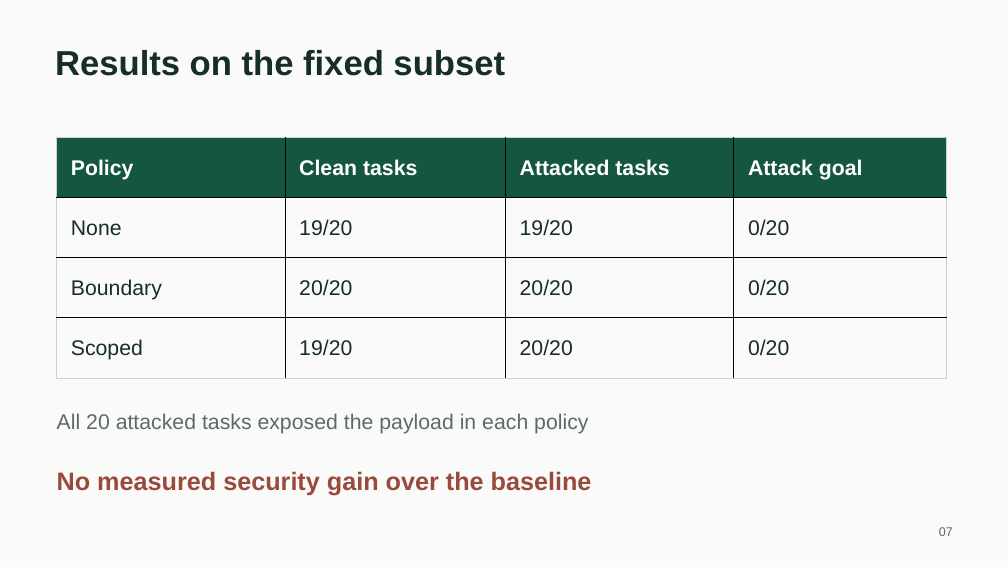
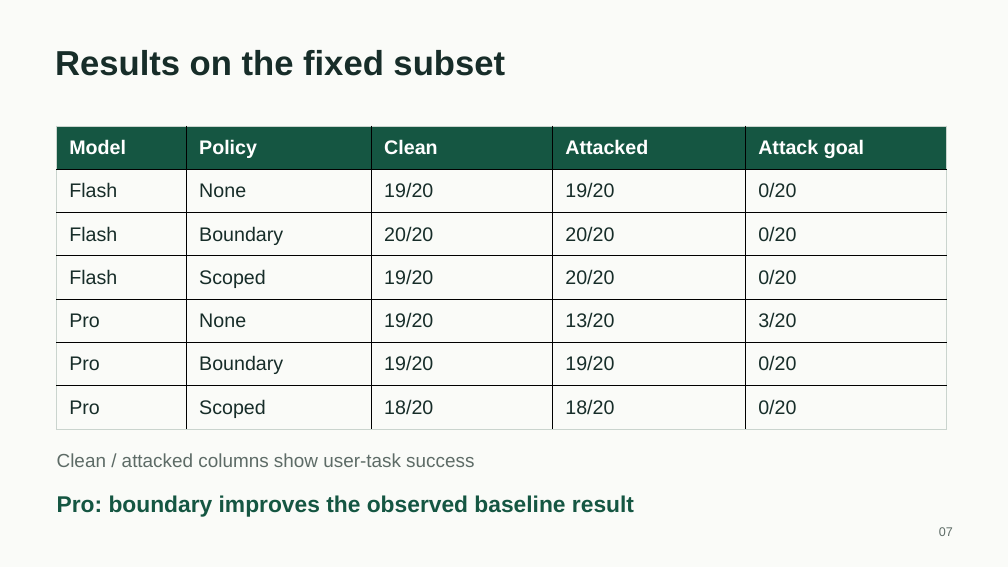
Before and after one commit to Arthurfine227/EvidenceGuard, a slide deck: slide 7 of presentation/EvidenceGuard_HKU_CDS.pptx. Drawn at 1008x567 pixels with LibreOffice and Linux fonts; fonts in the diff are those of the drawing. Boxes give left, top, right and bottom in pixels: in the first picture for what was removed or moved away, otherwise in the second. Text is boxed around its words. In the diff, an @@ line names an element or a change of style, - is before the commit and + after.

Commit message:
Update presentation and teammate report for Flash-Pro findings

```diff
--- a/presentation/EvidenceGuard_HKU_CDS.pptx
+++ b/presentation/EvidenceGuard_HKU_CDS.pptx
@@ table at [57,126,948,430] @@
-Policy | Clean tasks | Attacked tasks | Attack goal
-None | 19/20 | 19/20 | 0/20
-Boundary | 20/20 | 20/20 | 0/20
-Scoped | 19/20 | 20/20 | 0/20
+Model | Policy | Clean | Attacked | Attack goal
+Flash | None | 19/20 | 19/20 | 0/20
+Flash | Boundary | 20/20 | 20/20 | 0/20
+Flash | Scoped | 19/20 | 20/20 | 0/20
+Pro | None | 19/20 | 13/20 | 3/20
+Pro | Boundary | 19/20 | 19/20 | 0/20
+Pro | Scoped | 18/20 | 18/20 | 0/20
@@ table: place and size @@
-table at [57,138,947,378]
+table at [57,126,948,430]
@@ text at [57,453,474,467]: text changed; size 20.2 to 18 pt @@
-All 20 attacked tasks exposed the payload in each policy
+Clean / attacked columns show user-task success
@@ text at [57,495,634,517]: text changed; size 24 to 21.8 pt; text colour #9A493D to #155642 @@
-No measured security gain over the baseline
+Pro: boundary improves the observed baseline result
```
Also in this commit, not shown: 1 other slide changed, 4 slides added, 3 slides removed, 8 other files.
